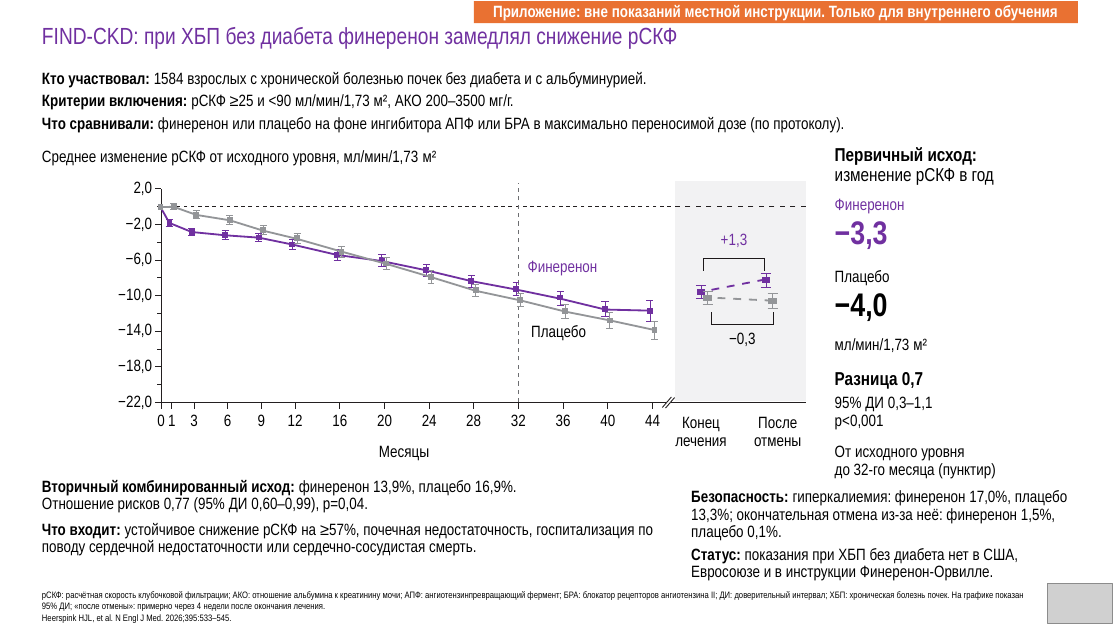
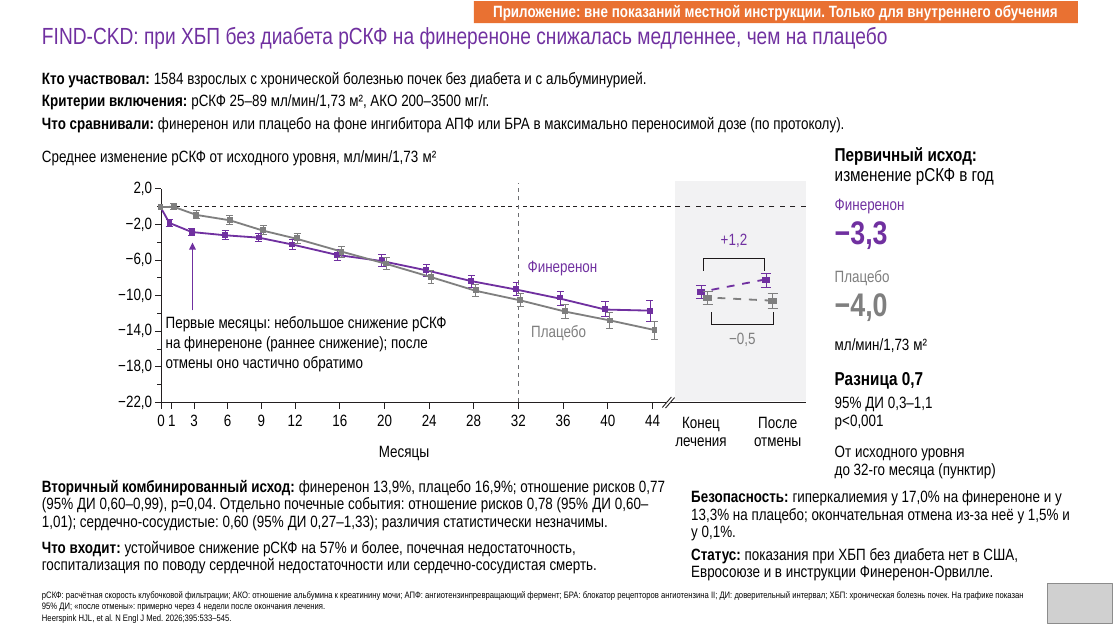
Before and after one commit to drabdulbosit1-eng/my-test-cloud, a slide deck: slide 45 of finerenone/Finerenone_Levin_reviewed.pptx. Drawn at 1120x630 pixels with LibreOffice and Linux fonts; fonts in the diff are those of the drawing; grey boxes stand for pictures. Boxes give left, top, right and bottom in pixels: in the first picture for what was removed or moved away, otherwise in the second. Text is boxed around its words. In the diff, an @@ line names an element or a change of style, - is before the commit and + after.

```diff
--- a/finerenone/Finerenone_Levin_reviewed.pptx
+++ b/finerenone/Finerenone_Levin_reviewed.pptx
@@ text at bbox=[42, 27, 887, 49]: text changed @@
-FIND-CKD: при ХБП без диабета финеренон замедлял снижение рСКФ
+FIND-CKD: при ХБП без диабета рСКФ на финереноне снижалась медленнее, чем на плацебо
@@ text at bbox=[42, 94, 489, 110]: text changed @@
-Критерии включения: рСКФ ≥25 и <90 мл/мин/1,73 м², АКО 200–3500 мг/г.
+Критерии включения: рСКФ 25–89 мл/мин/1,73 м², АКО 200–3500 мг/г.
@@ outline #939598 0.78 pt to #7F7F7F 0.78 pt in 15 elements at bbox=[161, 189, 807, 402], bbox=[161, 189, 807, 402], bbox=[161, 189, 807, 402], bbox=[161, 189, 807, 402], bbox=[161, 189, 807, 402], bbox=[161, 189, 807, 402], bbox=[161, 189, 807, 402], bbox=[161, 189, 807, 402], bbox=[161, 189, 807, 402], bbox=[161, 189, 807, 402], bbox=[161, 189, 807, 402], bbox=[161, 189, 807, 402], bbox=[161, 189, 807, 402], bbox=[161, 189, 807, 402], bbox=[161, 189, 807, 402] @@
@@ outline #939598 1.55 pt to #7F7F7F 1.55 pt in 3 elements at bbox=[161, 189, 807, 402], bbox=[161, 189, 807, 402], bbox=[161, 189, 807, 402] @@
@@ fill #939598 to #7F7F7F in 16 elements at bbox=[161, 189, 807, 402], bbox=[161, 189, 807, 402], bbox=[161, 189, 807, 402], bbox=[161, 189, 807, 402], bbox=[161, 189, 807, 402], bbox=[161, 189, 807, 402], bbox=[161, 189, 807, 402], bbox=[161, 189, 807, 402], bbox=[161, 189, 807, 402], bbox=[161, 189, 807, 402], bbox=[161, 189, 807, 402], bbox=[161, 189, 807, 402], bbox=[161, 189, 807, 402], bbox=[161, 189, 807, 402], bbox=[161, 189, 807, 402], bbox=[161, 189, 807, 402] @@
@@ text at bbox=[721, 233, 747, 247]: text changed @@
-+1,3
++1,2
@@ arrow added from (192, 310) to (192, 243), #7030A0 0.75 pt @@
@@ text colour #000000 to #7F7F7F in 3 elements at bbox=[531, 325, 586, 340], bbox=[835, 270, 890, 285], bbox=[835, 293, 888, 321] @@
@@ text added at bbox=[166, 316, 447, 371], 14 pt, text #000000 @@
+Первые месяцы: небольшое снижение рСКФ на финереноне (раннее снижение); после отмены оно частично обратимо
@@ text at bbox=[729, 332, 755, 346]: text changed; text colour #000000 to #7F7F7F @@
-−0,3
+−0,5
@@ text at bbox=[42, 480, 665, 530]: text changed @@
-Вторичный комбинированный исход: финеренон 13,9%, плацебо 16,9%.
-Отношение рисков 0,77 (95% ДИ 0,60–0,99), p=0,04.
+Вторичный комбинированный исход: финеренон 13,9%, плацебо 16,9%; отношение рисков 0,77 (95% ДИ 0,60–0,99), p=0,04. Отдельно почечные события: отношение рисков 0,78 (95% ДИ 0,60–1,01); сердечно-сосудистые: 0,60 (95% ДИ 0,27–1,33); различия статистически незначимы.
@@ text at bbox=[691, 490, 1069, 541]: text changed @@
-Безопасность: гиперкалиемия: финеренон 17,0%, плацебо 13,3%; окончательная отмена из-за неё: финеренон 1,5%, плацебо 0,1%.
+Безопасность: гиперкалиемия у 17,0% на финереноне и у 13,3% на плацебо; окончательная отмена из-за неё у 1,5% и у 0,1%.
@@ text at bbox=[42, 541, 597, 574]: text changed @@
-Что входит: устойчивое снижение рСКФ на ≥57%, почечная недостаточность, госпитализация по поводу сердечной недостаточности или сердечно-сосудистая смерть.
+Что входит: устойчивое снижение рСКФ на 57% и более, почечная недостаточность, госпитализация по поводу сердечной недостаточности или сердечно-сосудистая смерть.
```
Also in this commit, not shown: 47 other slides changed, 2 other files.
